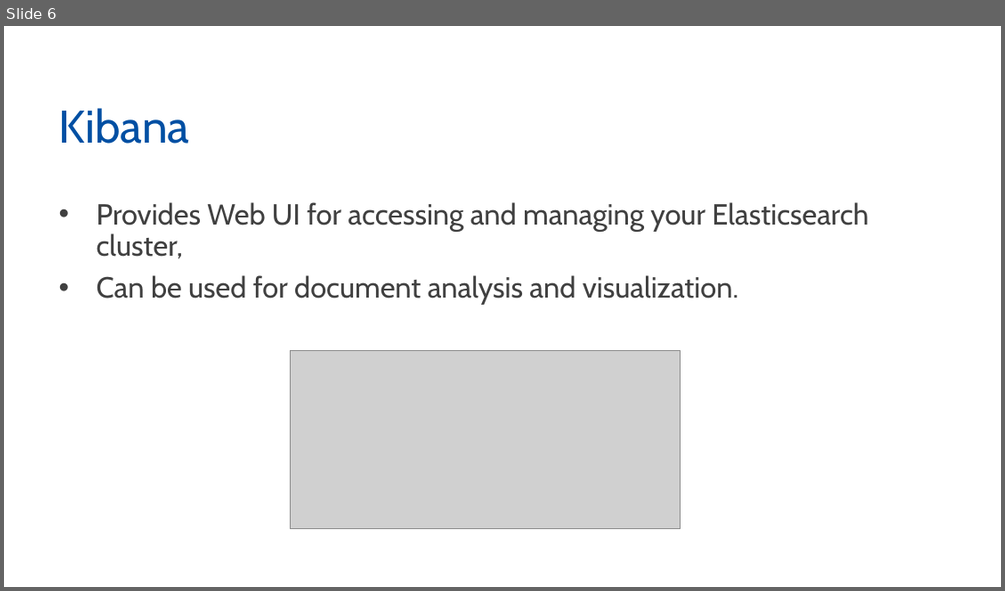
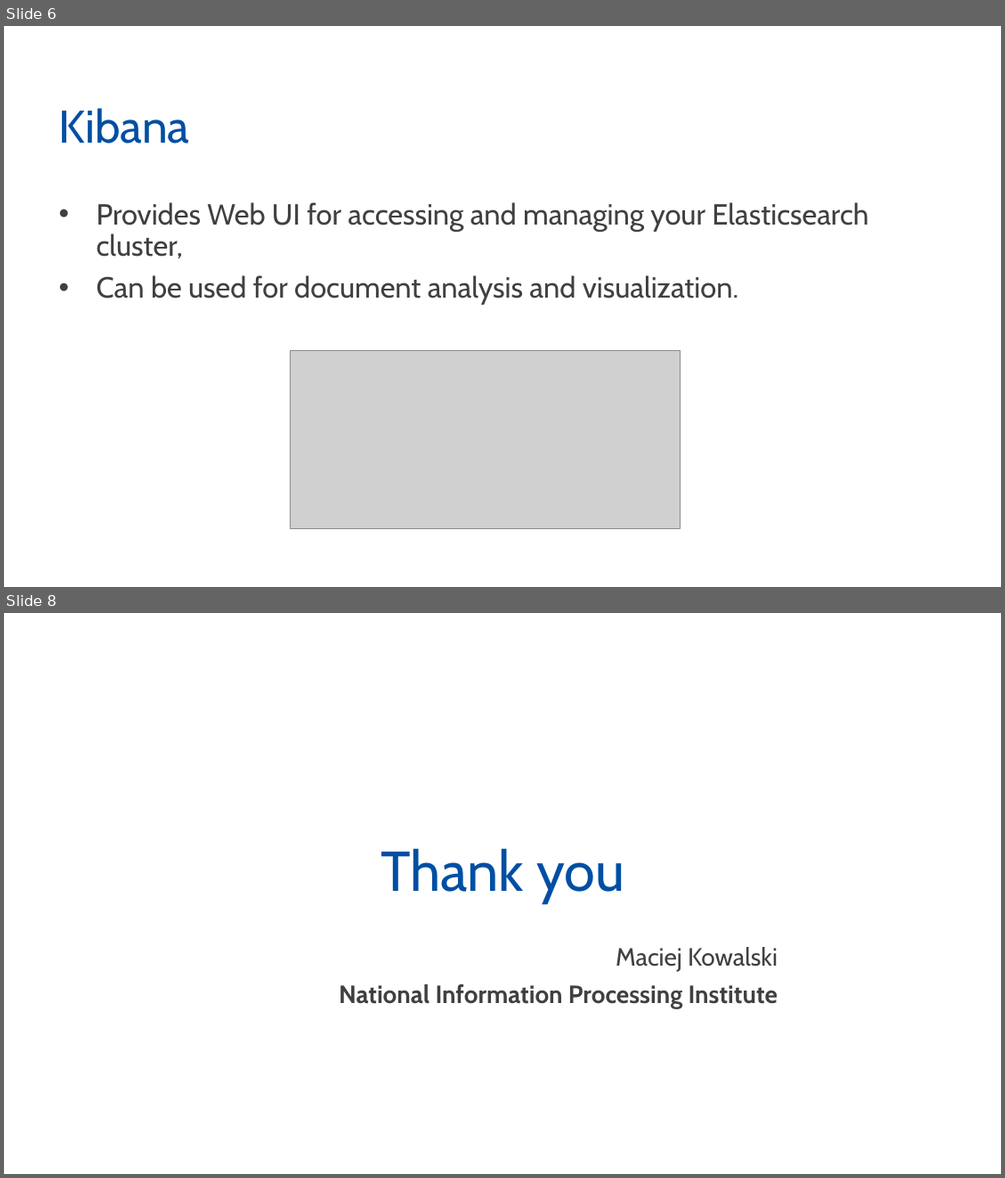
Before and after one commit to dotjabber/spinaker-elasticsearch, a slide deck: spinaker-elasticsearch.pptx. Shown one above the other, each under a label of ours: slide 6 before the commit, slides 6 and 8 after it; the slides between them are not shown. The pictures are 1005x591 and 1005x1178 pixels, drawn with LibreOffice and Linux fonts; fonts in the diff are those of the drawing; grey boxes stand for pictures; background and template pictures are left out. Boxes give left, top, right and bottom in pixels: in the first picture for what was removed or moved away, otherwise in the second. Text is boxed around its words. In the diff, an @@ line names an element or a change of style, - is before the commit and + after.

```diff
--- a/spinaker-elasticsearch.pptx
+++ b/spinaker-elasticsearch.pptx
@@ slide 8 added at (4, 613, 1001, 1174), background picture (left out) @@
@@ title added at (380, 848, 624, 904), 54 pt, text #004FA3 @@
+Thank you
@@ text added at (339, 947, 777, 1008), 24 pt, text #404040, bold @@
+Maciej Kowalski
+National Information Processing Institute
```
Also in this commit, not shown: 6 slides changed.
